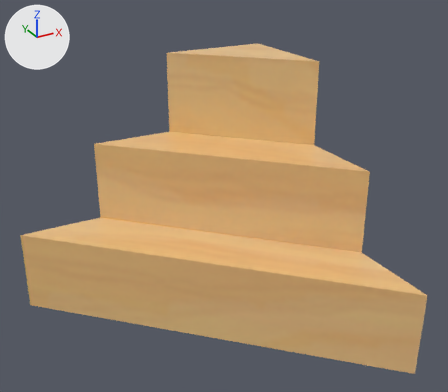
An edit to the FBX model CraftStoryClient/Assets/Resource/Scene/object_3d_085.fbx, drawn before and after from the same camera.
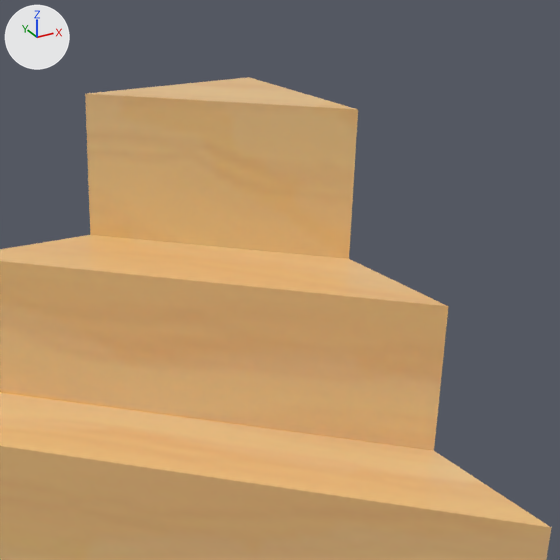
Old and new are each drawn whole from a 50 mm camera at (-0.82, -1.613, 0.833) aimed at (0.059, -0.016, 0.034) and again close up on the part from 27% to 97% of the width and 0% to 80% of the height. The lights are fixed; the arrows at upper left show +X, +Y and +Z. Where no turn or scale is listed for an object, it has been applied to the vertices.
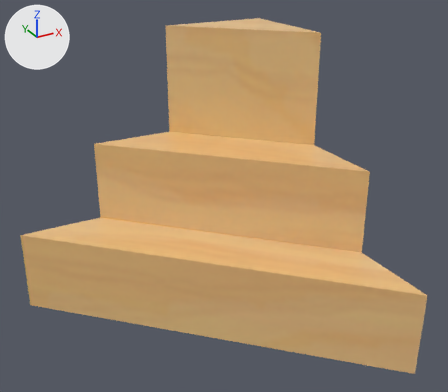
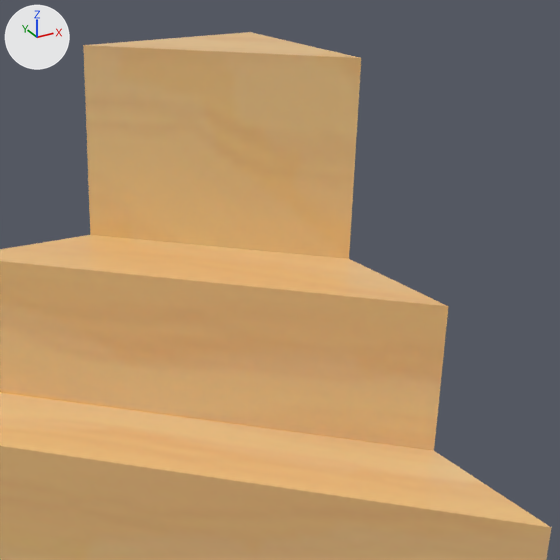
The change in detail:
me_cube_001 has 22 vertices, 21 faces and spans x -0.5..0.496, y -0.502..0.5, z -0.501..0.4.
me_cube_001 is used by ob_cube; location (0.0, 0.0, 0.0).
Before the commit, vertices of me_cube_001: 0 (0.496, 0.5, 0.4) at pixel (248, 77), 1 (0.102, 0.5, 0.4) at pixel (85, 93), 9 (0.496, 0.102, 0.4) at pixel (358, 109).
Part 1, on me_cube_001:
Vertices 0, 1, 9 of me_cube_001 move by (0.0, 0.0, 0.097).

What differs and where, as boxes [x1, y1, x2, y2] in the close-ups (560 x 560 px; the box of a moved part takes in the faces that stretch with it):
'Cube', reshaped
    before: [0, 77, 552, 560]
    after: [0, 32, 552, 560]
part 1 of me_cube_001, moved or reshaped
    before: [85, 77, 358, 259]
    after: [83, 32, 361, 259]
